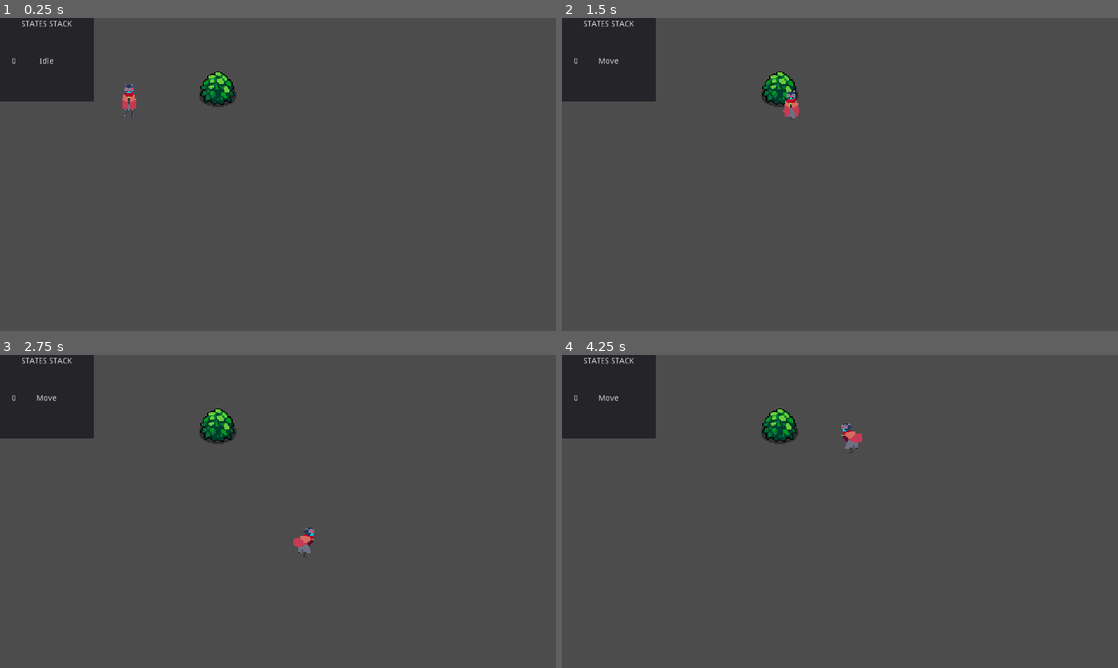
Above: before the commit, frames 1-4 (two rows, left to right).
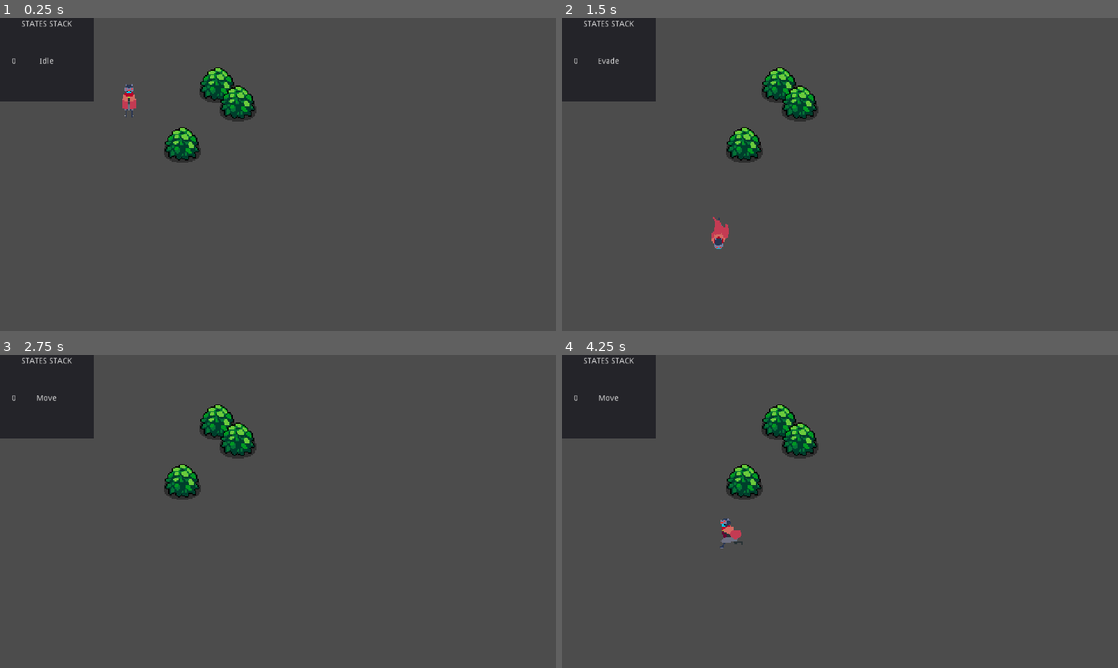
Above: after the commit, the same moments.

Repository: CaelRowley/RSP
Game: Godot game, scene res://world/levels/demo/Demo.tscn
Two runs of this game, one before a commit and one after it. Both use one fixed random seed, a clock stepped at 60 frames per second and the inputs below.
Inputs:
- Up to frame 1 (0.25 s): no input
- Up to frame 2 (1.5 s): tap Enter at 0.5 s; hold Right (ui_right) 0.53-1.28 s; hold Space (evade, bound only after the commit) 0.53-1.28 s; hold Down (ui_down) from 1.28 s (still down); tap Space (evade, bound only after the commit) at 1.35 s
- Up to frame 3 (2.75 s): release Down (ui_down) at 2.03 s; hold Right (ui_right) from 2.03 s (still down); hold Space (evade, bound only after the commit) from 2.03 s (still down)
- Up to frame 4 (4.25 s): release Right (ui_right) at 2.78 s; release Space (evade, bound only after the commit) at 2.78 s; hold Up (ui_up) 2.78-3.53 s; tap Space (evade, bound only after the commit) at 2.85 s; hold Left (ui_left) from 3.53 s (still down); hold Space (evade, bound only after the commit) from 3.53 s (still down)

The runs differ from the first frame. In frame 1, 1.6% of the frame differs, in the area x 29-47%, y 15-47%; in frame 2, 1.8%; in frame 3, 1.8%; in frame 4, 2.0%, in the area x 28-54%, y 15-62%.

Commit message:
feat: add evade move to player

Diff:
--- a/src/project.godot
+++ b/src/project.godot
@@ -51,6 +51,14 @@
 "svg/scale": 1.0
 }
 
+[input]
+
+evade={
+"deadzone": 0.5,
+"events": [ Object(InputEventKey,"resource_local_to_scene":false,"resource_name":"","device":0,"alt":false,"shift":false,"control":false,"meta":false,"command":false,"pressed":false,"scancode":32,"unicode":0,"echo":false,"script":null)
+ ]
+}
+
 [rendering]
 
 environment/default_environment="res://default_env.tres"
--- a/src/world/actors/players/player/Player.tscn
+++ b/src/world/actors/players/player/Player.tscn
@@ -6,32 +6,153 @@
 [ext_resource path="res://world/actors/players/player/states/move.gd" type="Script" id=4]
 [ext_resource path="res://world/actors/players/player/states/attack.gd" type="Script" id=5]
 [ext_resource path="res://world/actors/players/player/sprites/player-sprite-sheet.png" type="Texture" id=6]
-
-[sub_resource type="Animation" id=15]
+[ext_resource path="res://world/actors/players/player/states/evade.gd" type="Script" id=7]
+
+[sub_resource type="Animation" id=1]
 resource_name = "AttackDown"
 
-[sub_resource type="Animation" id=16]
+[sub_resource type="Animation" id=2]
 resource_name = "AttackLeft"
 
-[sub_resource type="Animation" id=17]
+[sub_resource type="Animation" id=3]
 resource_name = "AttackRight"
 
-[sub_resource type="Animation" id=18]
+[sub_resource type="Animation" id=4]
 resource_name = "AttackUp"
 
-[sub_resource type="Animation" id=19]
+[sub_resource type="Animation" id=5]
 resource_name = "DashDown"
-
-[sub_resource type="Animation" id=20]
+length = 0.4
+tracks/0/type = "value"
+tracks/0/path = NodePath("Sprite:frame")
+tracks/0/interp = 1
+tracks/0/loop_wrap = true
+tracks/0/imported = false
+tracks/0/enabled = true
+tracks/0/keys = {
+"times": PoolRealArray( 0, 0.1, 0.2, 0.3 ),
+"transitions": PoolRealArray( 1, 1, 1, 1 ),
+"update": 1,
+"values": [ 144, 145, 146, 147 ]
+}
+tracks/1/type = "value"
+tracks/1/path = NodePath("Sprite:offset")
+tracks/1/interp = 1
+tracks/1/loop_wrap = true
+tracks/1/imported = false
+tracks/1/enabled = true
+tracks/1/keys = {
+"times": PoolRealArray( 0 ),
+"transitions": PoolRealArray( 1 ),
+"update": 0,
+"values": [ Vector2( 0, 4 ) ]
+}
+tracks/2/type = "method"
+tracks/2/path = NodePath("StateMachine")
+tracks/2/interp = 1
+tracks/2/loop_wrap = true
+tracks/2/imported = false
+tracks/2/enabled = true
+tracks/2/keys = {
+"times": PoolRealArray( 0.4 ),
+"transitions": PoolRealArray( 1 ),
+"values": [ {
+"args": [ "Dash" ],
+"method": "_onAnimationFinished"
+} ]
+}
+
+[sub_resource type="Animation" id=6]
 resource_name = "DashLeft"
-
-[sub_resource type="Animation" id=21]
+length = 0.4
+tracks/0/type = "value"
+tracks/0/path = NodePath("Sprite:frame")
+tracks/0/interp = 1
+tracks/0/loop_wrap = true
+tracks/0/imported = false
+tracks/0/enabled = true
+tracks/0/keys = {
+"times": PoolRealArray( 0, 0.1, 0.2, 0.3 ),
+"transitions": PoolRealArray( 1, 1, 1, 1 ),
+"update": 1,
+"values": [ 151, 150, 149, 148 ]
+}
+tracks/1/type = "method"
+tracks/1/path = NodePath("StateMachine")
+tracks/1/interp = 1
+tracks/1/loop_wrap = true
+tracks/1/imported = false
+tracks/1/enabled = true
+tracks/1/keys = {
+"times": PoolRealArray( 0.4 ),
+"transitions": PoolRealArray( 1 ),
+"values": [ {
+"args": [ "Dash" ],
+"method": "_onAnimationFinished"
+} ]
+}
+
+[sub_resource type="Animation" id=7]
 resource_name = "DashRight"
-
-[sub_resource type="Animation" id=22]
+length = 0.4
+tracks/0/type = "value"
+tracks/0/path = NodePath("Sprite:frame")
+tracks/0/interp = 1
+tracks/0/loop_wrap = true
+tracks/0/imported = false
+tracks/0/enabled = true
+tracks/0/keys = {
+"times": PoolRealArray( 0, 0.1, 0.2, 0.3 ),
+"transitions": PoolRealArray( 1, 1, 1, 1 ),
+"update": 1,
+"values": [ 152, 153, 154, 155 ]
+}
+tracks/1/type = "method"
+tracks/1/path = NodePath("StateMachine")
+tracks/1/interp = 1
+tracks/1/loop_wrap = true
+tracks/1/imported = false
+tracks/1/enabled = true
+tracks/1/keys = {
+"times": PoolRealArray( 0.4 ),
+"transitions": PoolRealArray( 1 ),
+"values": [ {
+"args": [ "Dash" ],
+"method": "_onAnimationFinished"
+} ]
+}
+
+[sub_resource type="Animation" id=8]
 resource_name = "DashUp"
-
-[sub_resource type="Animation" id=23]
+length = 0.4
+tracks/0/type = "value"
+tracks/0/path = NodePath("Sprite:frame")
+tracks/0/interp = 1
+tracks/0/loop_wrap = true
+tracks/0/imported = false
+tracks/0/enabled = true
+tracks/0/keys = {
+"times": PoolRealArray( 0, 0.1, 0.2, 0.3 ),
+"transitions": PoolRealArray( 1, 1, 1, 1 ),
+"update": 1,
+"values": [ 156, 157, 158, 159 ]
+}
+tracks/1/type = "method"
+tracks/1/path = NodePath("StateMachine")
+tracks/1/interp = 1
+tracks/1/loop_wrap = true
+tracks/1/imported = false
+tracks/1/enabled = true
+tracks/1/keys = {
+"times": PoolRealArray( 0.4 ),
+"transitions": PoolRealArray( 1 ),
+"values": [ {
+"args": [ "Dash" ],
+"method": "_onAnimationFinished"
+} ]
+}
+
+[sub_resource type="Animation" id=9]
 resource_name = "IdleDown"
 length = 0.1
 tracks/0/type = "value"
@@ -263,71 +384,111 @@
 "values": [ Vector2( 0, 2 ) ]
 }
 
-[sub_resource type="AnimationNodeAnimation" id=1]
-animation = "IdleLeft"
-
-[sub_resource type="AnimationNodeAnimation" id=2]
-animation = "IdleRight"
-
-[sub_resource type="AnimationNodeAnimation" id=3]
-animation = "IdleDown"
-
-[sub_resource type="AnimationNodeAnimation" id=4]
-animation = "IdleUp"
-
-[sub_resource type="AnimationNodeBlendSpace2D" id=5]
-blend_point_0/node = SubResource( 1 )
+[sub_resource type="AnimationNodeAnimation" id=17]
+animation = "DashLeft"
+
+[sub_resource type="AnimationNodeAnimation" id=18]
+animation = "DashRight"
+
+[sub_resource type="AnimationNodeAnimation" id=19]
+animation = "DashDown"
+
+[sub_resource type="AnimationNodeAnimation" id=20]
+animation = "DashUp"
+
+[sub_resource type="AnimationNodeBlendSpace2D" id=21]
+blend_point_0/node = SubResource( 17 )
 blend_point_0/pos = Vector2( -1, 0 )
-blend_point_1/node = SubResource( 2 )
+blend_point_1/node = SubResource( 18 )
 blend_point_1/pos = Vector2( 1, 0 )
-blend_point_2/node = SubResource( 3 )
+blend_point_2/node = SubResource( 19 )
 blend_point_2/pos = Vector2( 0, 1.1 )
-blend_point_3/node = SubResource( 4 )
+blend_point_3/node = SubResource( 20 )
 blend_point_3/pos = Vector2( 0, -1.1 )
 min_space = Vector2( -1, -1.1 )
 max_space = Vector2( 1, 1.1 )
 blend_mode = 1
 
-[sub_resource type="AnimationNodeAnimation" id=6]
+[sub_resource type="AnimationNodeAnimation" id=22]
+animation = "IdleLeft"
+
+[sub_resource type="AnimationNodeAnimation" id=23]
+animation = "IdleRight"
+
+[sub_resource type="AnimationNodeAnimation" id=24]
+animation = "IdleDown"
+
+[sub_resource type="AnimationNodeAnimation" id=25]
+animation = "IdleUp"
+
+[sub_resource type="AnimationNodeBlendSpace2D" id=26]
+blend_point_0/node = SubResource( 22 )
+blend_point_0/pos = Vector2( -1, 0 )
+blend_point_1/node = SubResource( 23 )
+blend_point_1/pos = Vector2( 1, 0 )
+blend_point_2/node = SubResource( 24 )
+blend_point_2/pos = Vector2( 0, 1.1 )
+blend_point_3/node = SubResource( 25 )
+blend_point_3/pos = Vector2( 0, -1.1 )
+min_space = Vector2( -1, -1.1 )
+max_space = Vector2( 1, 1.1 )
+blend_mode = 1
+
+[sub_resource type="AnimationNodeAnimation" id=27]
 animation = "RunLeft"
 
-[sub_resource type="AnimationNodeAnimation" id=7]
+[sub_resource type="AnimationNodeAnimation" id=28]
 animation = "RunRight"
 
-[sub_resource type="AnimationNodeAnimation" id=8]
+[sub_resource type="AnimationNodeAnimation" id=29]
 animation = "RunUp"
 
-[sub_resource type="AnimationNodeAnimation" id=9]
+[sub_resource type="AnimationNodeAnimation" id=30]
 animation = "RunDown"
 
-[sub_resource type="AnimationNodeBlendSpace2D" id=10]
-blend_point_0/node = SubResource( 6 )
+[sub_resource type="AnimationNodeBlendSpace2D" id=31]
+blend_point_0/node = SubResource( 27 )
 blend_point_0/pos = Vector2( -1, 0 )
-blend_point_1/node = SubResource( 7 )
+blend_point_1/node = SubResource( 28 )
 blend_point_1/pos = Vector2( 1, 0 )
-blend_point_2/node = SubResource( 8 )
+blend_point_2/node = SubResource( 29 )
 blend_point_2/pos = Vector2( 0, -1.1 )
-blend_point_3/node = SubResource( 9 )
+blend_point_3/node = SubResource( 30 )
 blend_point_3/pos = Vector2( 0, 1.1 )
 min_space = Vector2( -1, -1.1 )
 max_space = Vector2( 1, 1.1 )
 blend_mode = 1
 
-[sub_resource type="AnimationNodeStateMachineTransition" id=11]
-
-[sub_resource type="AnimationNodeStateMachineTransition" id=12]
-
-[sub_resource type="AnimationNodeStateMachine" id=13]
-states/Idle/node = SubResource( 5 )
+[sub_resource type="AnimationNodeStateMachineTransition" id=32]
+
+[sub_resource type="AnimationNodeStateMachineTransition" id=33]
+
+[sub_resource type="AnimationNodeStateMachineTransition" id=34]
+
+[sub_resource type="AnimationNodeStateMachineTransition" id=35]
+
+[sub_resource type="AnimationNodeStateMachineTransition" id=36]
+
+[sub_resource type="AnimationNodeStateMachineTransition" id=37]
+
+[sub_resource type="AnimationNodeStateMachine" id=38]
+states/Evade/node = SubResource( 21 )
+states/Evade/position = Vector2( 257, 223 )
+states/Idle/node = SubResource( 26 )
 states/Idle/position = Vector2( 162, 109 )
-states/Run/node = SubResource( 10 )
-states/Run/position = Vector2( 339, 109 )
-transitions = [ "Idle", "Run", SubResource( 11 ), "Run", "Idle", SubResource( 12 ) ]
+states/Move/node = SubResource( 31 )
+states/Move/position = Vector2( 339, 109 )
+transitions = [ "Idle", "Move", SubResource( 32 ), "Move", "Idle", SubResource( 33 ), "Evade", "Move", SubResource( 34 ), "Move", "Evade", SubResource( 35 ), "Evade", "Idle", SubResource( 36 ), "Idle", "Evade", SubResource( 37 ) ]
 start_node = "Idle"
 
-[sub_resource type="AnimationNodeStateMachinePlayback" id=14]
+[sub_resource type="AnimationNodeStateMachinePlayback" id=39]
+
+[sub_resource type="CapsuleShape2D" id=40]
+radius = 1.85405
+height = 4.54809
 
 [node name="Player" type="KinematicBody2D"]
+collision_layer = 2
 script = ExtResource( 1 )
 
 [node name="Sprite" type="Sprite" parent="."]
@@ -339,30 +500,31 @@
 
 [node name="AnimationPlayer" type="AnimationPlayer" parent="."]
 autoplay = "IdleDown"
-anims/AttackDown = SubResource( 15 )
-anims/AttackLeft = SubResource( 16 )
-anims/AttackRight = SubResource( 17 )
-anims/AttackUp = SubResource( 18 )
-anims/DashDown = SubResource( 19 )
-anims/DashLeft = SubResource( 20 )
-anims/DashRight = SubResource( 21 )
-anims/DashUp = SubResource( 22 )
-anims/IdleDown = SubResource( 23 )
-anims/IdleLeft = SubResource( 24 )
-anims/IdleRight = SubResource( 25 )
-anims/IdleUp = SubResource( 26 )
-anims/RunDown = SubResource( 27 )
-anims/RunLeft = SubResource( 28 )
-anims/RunRight = SubResource( 29 )
-anims/RunUp = SubResource( 30 )
+anims/AttackDown = SubResource( 1 )
+anims/AttackLeft = SubResource( 2 )
+anims/AttackRight = SubResource( 3 )
+anims/AttackUp = SubResource( 4 )
+anims/DashDown = SubResource( 5 )
+anims/DashLeft = SubResource( 6 )
+anims/DashRight = SubResource( 7 )
+anims/DashUp = SubResource( 8 )
+anims/IdleDown = SubResource( 9 )
+anims/IdleLeft = SubResource( 10 )
+anims/IdleRight = SubResource( 11 )
+anims/IdleUp = SubResource( 12 )
+anims/RunDown = SubResource( 13 )
+anims/RunLeft = SubResource( 14 )
+anims/RunRight = SubResource( 15 )
+anims/RunUp = SubResource( 16 )
 
 [node name="AnimationTree" type="AnimationTree" parent="."]
-tree_root = SubResource( 13 )
+tree_root = SubResource( 38 )
 anim_player = NodePath("../AnimationPlayer")
 active = true
-parameters/playback = SubResource( 14 )
-parameters/Idle/blend_position = Vector2( -0.0046339, 1.02687 )
-parameters/Run/blend_position = Vector2( 0.00278032, -1.04418 )
+parameters/playback = SubResource( 39 )
+parameters/Evade/blend_position = Vector2( -0.623726, 0.0275 )
+parameters/Idle/blend_position = Vector2( -0.405005, 0.642936 )
+parameters/Move/blend_position = Vector2( -0.568119, 0 )
 
 [node name="StateMachine" type="Node" parent="."]
 script = ExtResource( 2 )
@@ -376,3 +538,10 @@
 
 [node name="Attack" type="Node" parent="StateMachine"]
 script = ExtResource( 5 )
+
+[node name="Evade" type="Node" parent="StateMachine"]
+script = ExtResource( 7 )
+
+[node name="CollisionShape2D" type="CollisionShape2D" parent="."]
+rotation = 1.5708
+shape = SubResource( 40 )
--- a/src/world/actors/players/player/player.gd
+++ b/src/world/actors/players/player/player.gd
@@ -1,3 +1,4 @@
 extends KinematicBody2D
 
 var velocity = Vector2.ZERO
+var direction = Vector2.DOWN
--- /dev/null
+++ b/src/world/actors/players/player/states/evade.gd
@@ -0,0 +1,16 @@
+extends 'res://world/scripts/state.gd'
+
+const EVADE_SPEED = 200
+
+func enter():
+	owner.get_node("AnimationTree").set("parameters/Evade/blend_position", owner.direction)
+	owner.get_node("AnimationTree").get("parameters/playback").travel("Evade")
+
+func exit():
+	owner.velocity = Vector2.ZERO
+
+func _update(_delta):
+	owner.move_and_slide(owner.direction * EVADE_SPEED)
+
+func _onAnimationFinished(_animName):
+	emit_signal('stateFinished', 'move')
--- a/src/world/actors/players/player/states/idle.gd
+++ b/src/world/actors/players/player/states/idle.gd
@@ -1,6 +1,7 @@
 extends 'res://world/scripts/state.gd'
 
 func enter():
+	owner.get_node("AnimationTree").set("parameters/Idle/blend_position", owner.direction)
 	owner.get_node("AnimationTree").get("parameters/playback").travel("Idle")
 
 func _handleInput(event):
--- a/src/world/actors/players/player/states/move.gd
+++ b/src/world/actors/players/player/states/move.gd
@@ -4,13 +4,19 @@
 const ACCELERATION = 300
 const FRICTION = 400
 
+func _handleInput(event):
+	if event.is_action_pressed("evade"):
+		emit_signal('stateFinished', 'evade')
+
 func _update(delta):
 	var inputVector = Vector2(
 		Input.get_action_strength('ui_right') - Input.get_action_strength('ui_left'),
 		Input.get_action_strength('ui_down') - Input.get_action_strength('ui_up')
-	)
+	).normalized()
 
 	if inputVector == Vector2.ZERO:
+		# Replace with a skid animation
+		owner.get_node("AnimationTree").set("parameters/Idle/blend_position", owner.direction)
 		owner.get_node("AnimationTree").get("parameters/playback").travel("Idle")
 		if owner.velocity == Vector2.ZERO:
 			emit_signal('stateFinished', 'idle')
@@ -19,11 +25,9 @@
 		owner.move_and_slide(owner.velocity)
 		return
 
-	owner.get_node("AnimationTree").set("parameters/Idle/blend_position", inputVector)
-	owner.get_node("AnimationTree").set("parameters/Run/blend_position", inputVector)
-	owner.get_node("AnimationTree").get("parameters/playback").travel("Run")
+	owner.get_node("AnimationTree").set("parameters/Move/blend_position", inputVector)
+	owner.get_node("AnimationTree").get("parameters/playback").travel("Move")
 
-	inputVector = inputVector.normalized()
+	owner.direction = inputVector
 	owner.velocity = owner.velocity.move_toward(inputVector * MAX_SPEED, ACCELERATION * delta)
-
 	owner.move_and_slide(owner.velocity)
--- a/src/world/actors/players/player/states/state-machine.gd
+++ b/src/world/actors/players/player/states/state-machine.gd
@@ -6,9 +6,6 @@
 	.setStatesMap({
 		'idle': $Idle,
 		'move': $Move,
+		'evade': $Evade,
 		'attack': $Attack,
 	})
-
-# Handle input here for stateless or state interrupting inputs
-func _unhandled_input(event):
-	._unhandled_input(event)
--- a/src/world/levels/demo/Demo.tscn
+++ b/src/world/levels/demo/Demo.tscn
@@ -10,17 +10,22 @@
 
 [node name="YSort" type="YSort" parent="."]
 
+[node name="Player" parent="YSort" instance=ExtResource( 2 )]
+position = Vector2( 111.489, 84.2441 )
+
+[node name="AnimationTree" parent="YSort/Player" index="2"]
+parameters/playback = SubResource( 1 )
+parameters/Evade/blend_position = Vector2( 0, 0 )
+parameters/Move/blend_position = Vector2( 0, 0 )
+
 [node name="Bush" parent="YSort" instance=ExtResource( 1 )]
 position = Vector2( 187.929, 68.5372 )
 
-[node name="Player" parent="YSort" instance=ExtResource( 2 )]
-position = Vector2( 111.489, 84.2441 )
+[node name="Bush2" parent="YSort" instance=ExtResource( 1 )]
+position = Vector2( 205.406, 84.4258 )
 
-[node name="Sprite" parent="YSort/Player" index="0"]
-frame = 162
-
-[node name="AnimationTree" parent="YSort/Player" index="2"]
-parameters/playback = SubResource( 1 )
+[node name="Bush3" parent="YSort" instance=ExtResource( 1 )]
+position = Vector2( 157.344, 120.175 )
 
 [node name="StatesStackDisplay" parent="." instance=ExtResource( 3 )]
 [connection signal="stateChanged" from="YSort/Player/StateMachine" to="StatesStackDisplay" method="_on_Player_stateChanged"]
--- a/src/world/props/bush/Bush.tscn
+++ b/src/world/props/bush/Bush.tscn
@@ -1,14 +1,23 @@
-[gd_scene load_steps=3 format=2]
+[gd_scene load_steps=4 format=2]
 
 [ext_resource path="res://world/props/bush/Bush.png" type="Texture" id=1]
 [ext_resource path="res://world/shadows/LargeShadow.png" type="Texture" id=2]
 
-[node name="Bush" type="Node2D"]
+[sub_resource type="CapsuleShape2D" id=1]
+radius = 4.02307
+height = 15.6396
+
+[node name="Bush" type="StaticBody2D"]
 
 [node name="Shadow" type="Sprite" parent="."]
-position = Vector2( 0, -1.95338 )
+position = Vector2( 0, -5.10812 )
 texture = ExtResource( 2 )
 
 [node name="Sprite" type="Sprite" parent="."]
-position = Vector2( 0, -7.63374 )
+position = Vector2( 0, -11.1732 )
 texture = ExtResource( 1 )
+
+[node name="CollisionShape2D" type="CollisionShape2D" parent="."]
+position = Vector2( 0, -1.87311 )
+rotation = 1.5708
+shape = SubResource( 1 )
--- a/src/world/scripts/state-machine.gd
+++ b/src/world/scripts/state-machine.gd
@@ -22,6 +22,9 @@
 func _physics_process(delta):
 	currentState._update(delta)
 
+# Pass signal callback to the current state node
+func _onAnimationFinished(animName):
+	currentState._onAnimationFinished(animName)
 
 func initialize(newState):
 	setIsActive(true)
--- a/src/world/scripts/state.gd
+++ b/src/world/scripts/state.gd
@@ -15,6 +15,9 @@
 func _handleInput(_event):
 	return
 
+func _onAnimationFinished(_animName):
+	return
+
 # Called each tick of _physics_process()
 func _update(_delta):
 	return
Not shown: 8 places in src/world/actors/players/player/Player.tscn that only renumber resources
